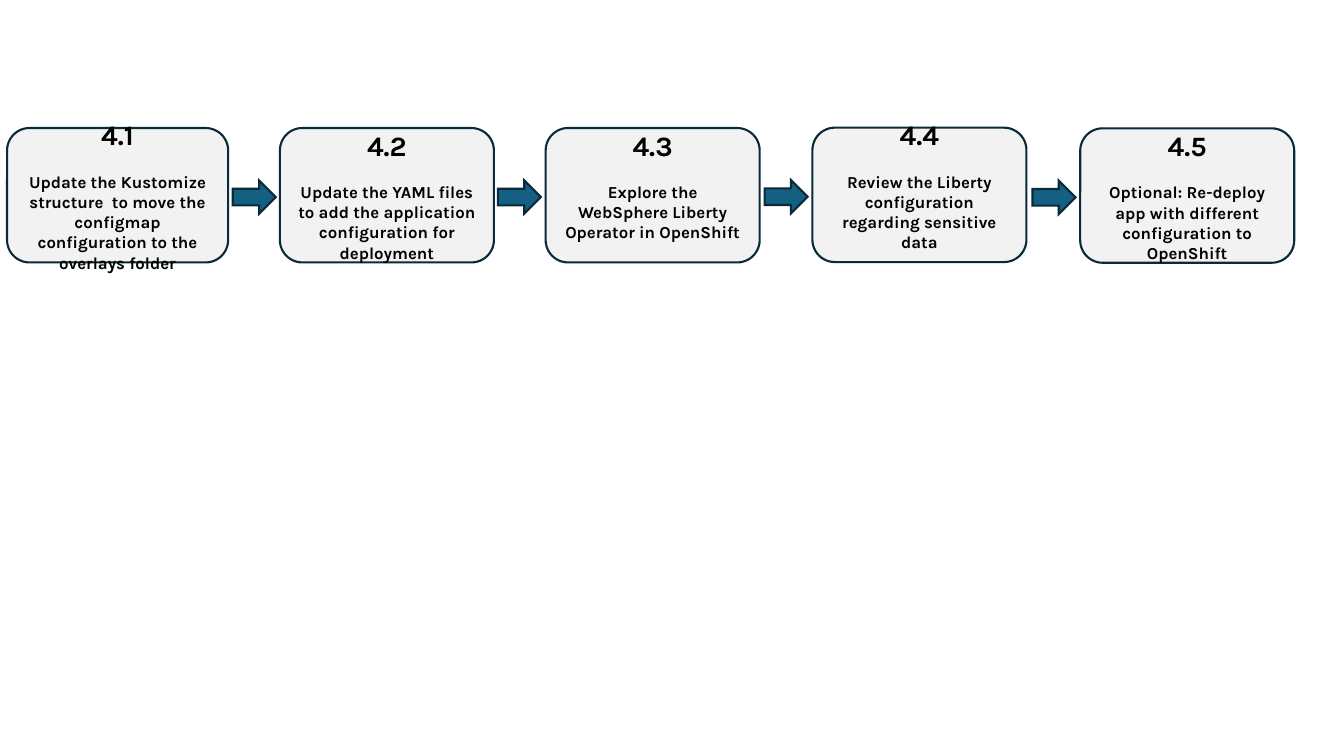
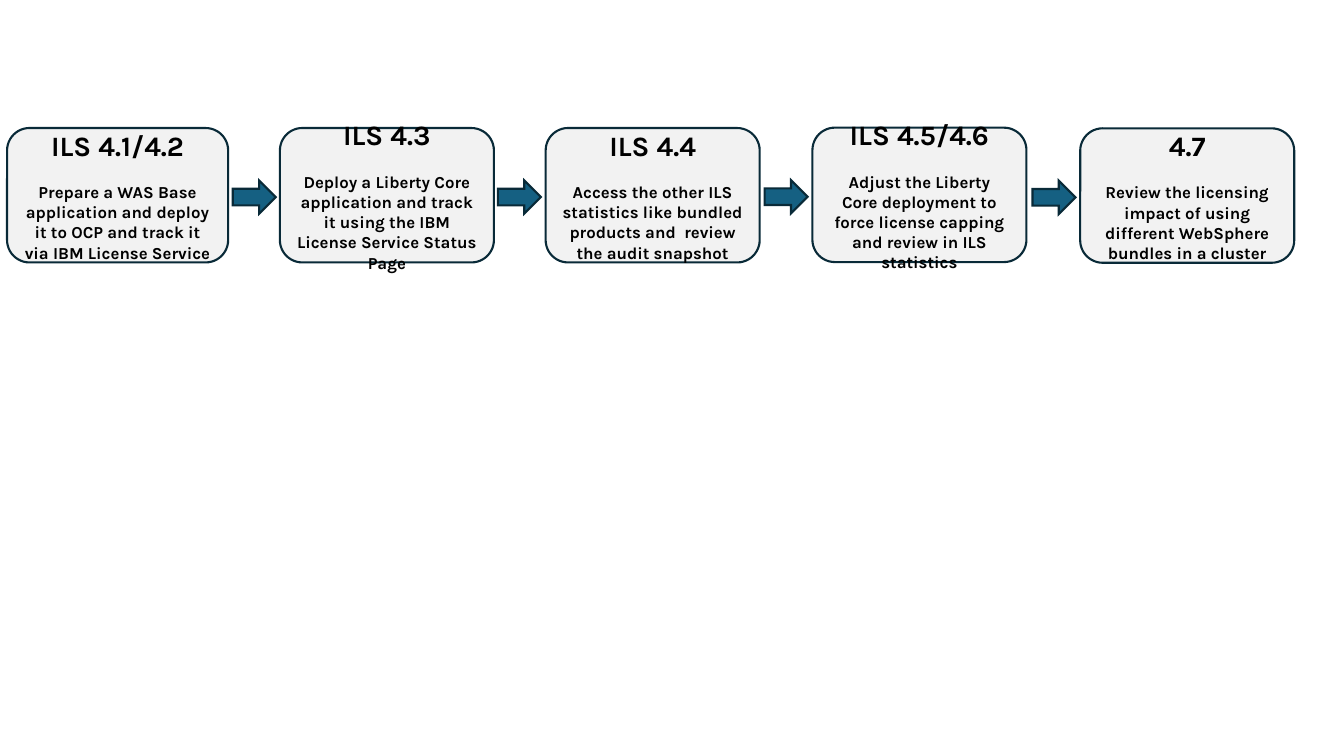
Before and after one commit to LarsBesselmann/LibertyGettingStarted-2026-OCP-Lab, a slide deck: slide 7 of images/media/Steps.pptx (slide 8 before the commit). Drawn at 1344x756 pixels with LibreOffice and Linux fonts; fonts in the diff are those of the drawing. Boxes give left, top, right and bottom in pixels: in the first picture for what was removed or moved away, otherwise in the second. Text is boxed around its words. In the diff, an @@ line names an element or a change of style, - is before the commit and + after.

```diff
--- a/images/media/Steps.pptx
+++ b/images/media/Steps.pptx
@@ text in rounded rectangle at [25,135,210,264]: text changed @@
-4.1
-Update the Kustomize structure to move the configmap configuration to the overlays folder
+ILS 4.1/4.2
+Prepare a WAS Base application and deploy it to OCP and track it via IBM License Service
@@ text in rounded rectangle at [297,126,476,273]: text changed @@
-4.2
-Update the YAML files to add the application configuration for deployment
+ILS 4.3
+Deploy a Liberty Core application and track it using the IBM License Service Status Page
@@ text in rounded rectangle at [563,137,743,264]: text changed @@
-4.3
-Explore the WebSphere Liberty Operator in OpenShift
+ILS 4.4
+Access the other ILS statistics like bundled products and review the audit snapshot
@@ text in rounded rectangle at [834,124,1004,268]: text changed @@
-4.4
-Review the Liberty configuration regarding sensitive data
+ILS 4.5/4.6
+Adjust the Liberty Core deployment to force license capping and review in ILS statistics
@@ text in rounded rectangle at [1105,137,1269,264]: text changed @@
-4.5
-Optional: Re-deploy app with different configuration to OpenShift
+4.7
+Review the licensing impact of using different WebSphere bundles in a cluster
```
Also in this commit, not shown: 2 other files.
